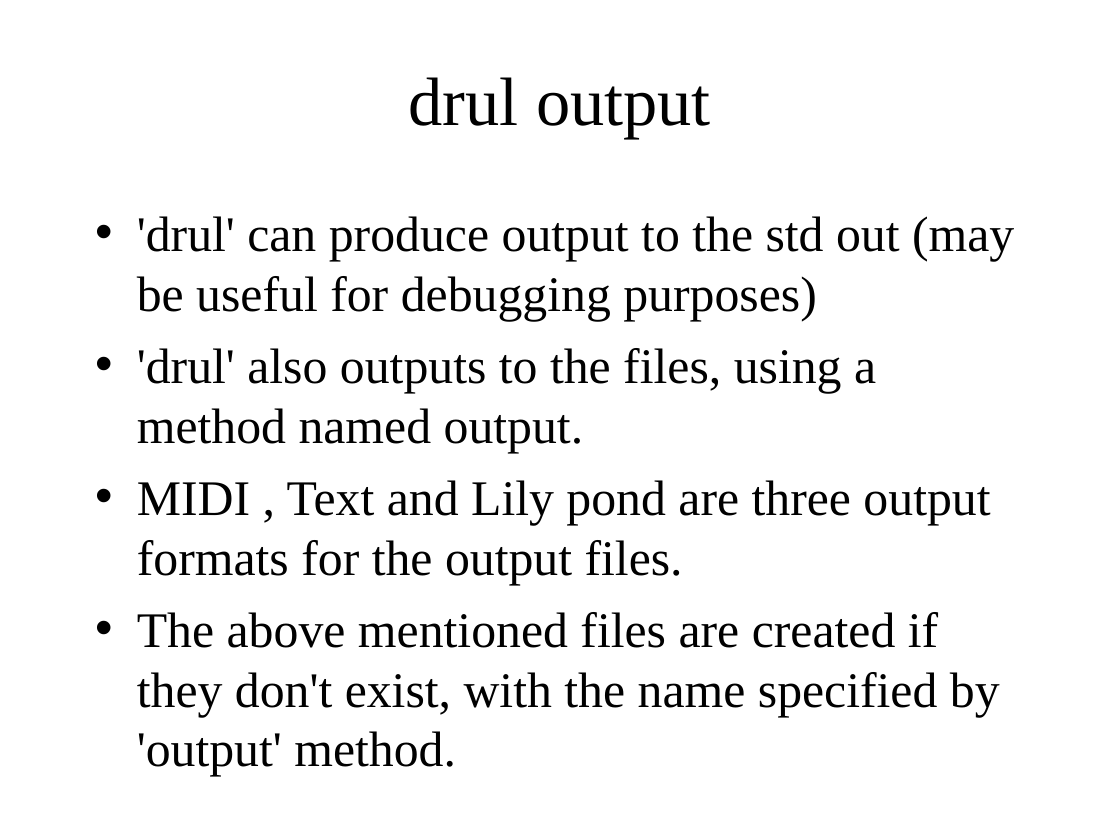
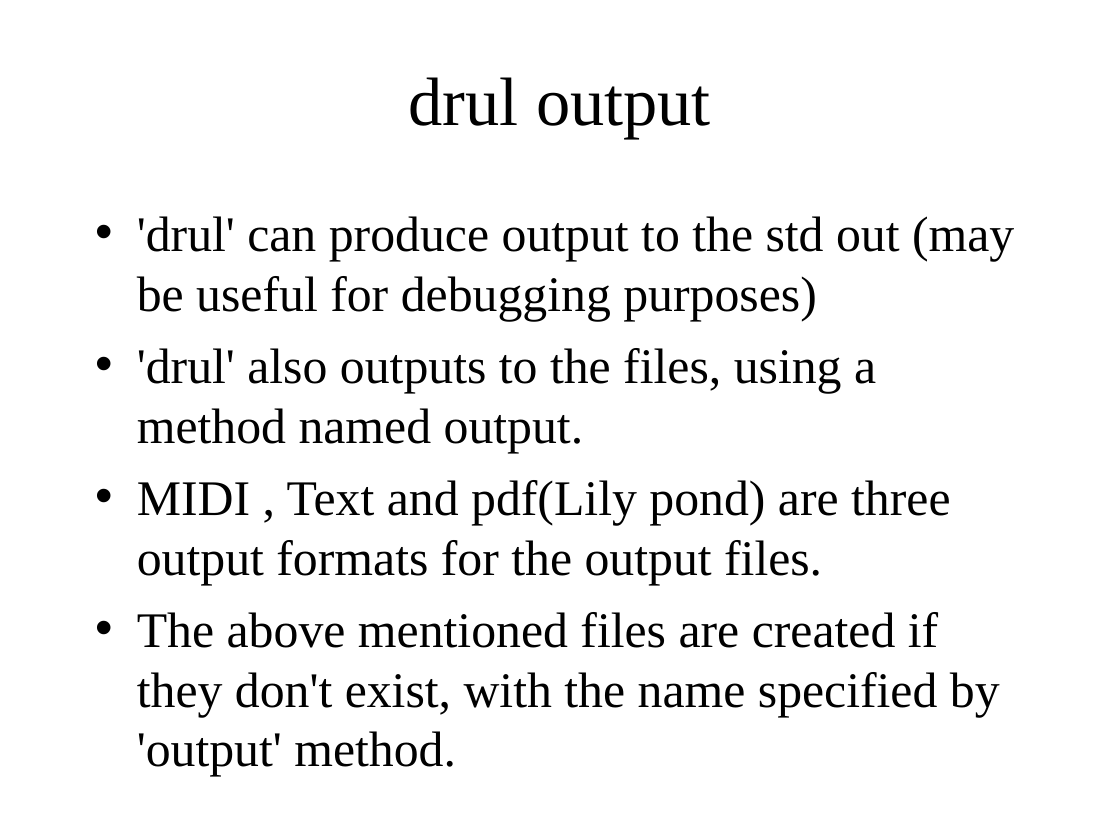
Before and after one commit to waseemilahi/drul, a slide deck: slide 4 of Presentation/Part3.ppt. Drawn at 1120x840 pixels with LibreOffice and Linux fonts; fonts in the diff are those of the drawing. Boxes give left, top, right and bottom in pixels: in the first picture for what was removed or moved away, otherwise in the second. Text is boxed around its words. In the diff, an @@ line names an element or a change of style, - is before the commit and + after.

Commit message:
presentation update

```diff
--- a/Presentation/Part3.ppt
+++ b/Presentation/Part3.ppt
@@ text at (x1=137, y1=480, x2=950, y2=585): text changed @@
-• MIDI , Text and Lily pond are three output formats for the output files.
+• MIDI , Text and pdf(Lily pond) are three output formats for the output files.
```
Also in this commit, not shown: 1 slide added.
